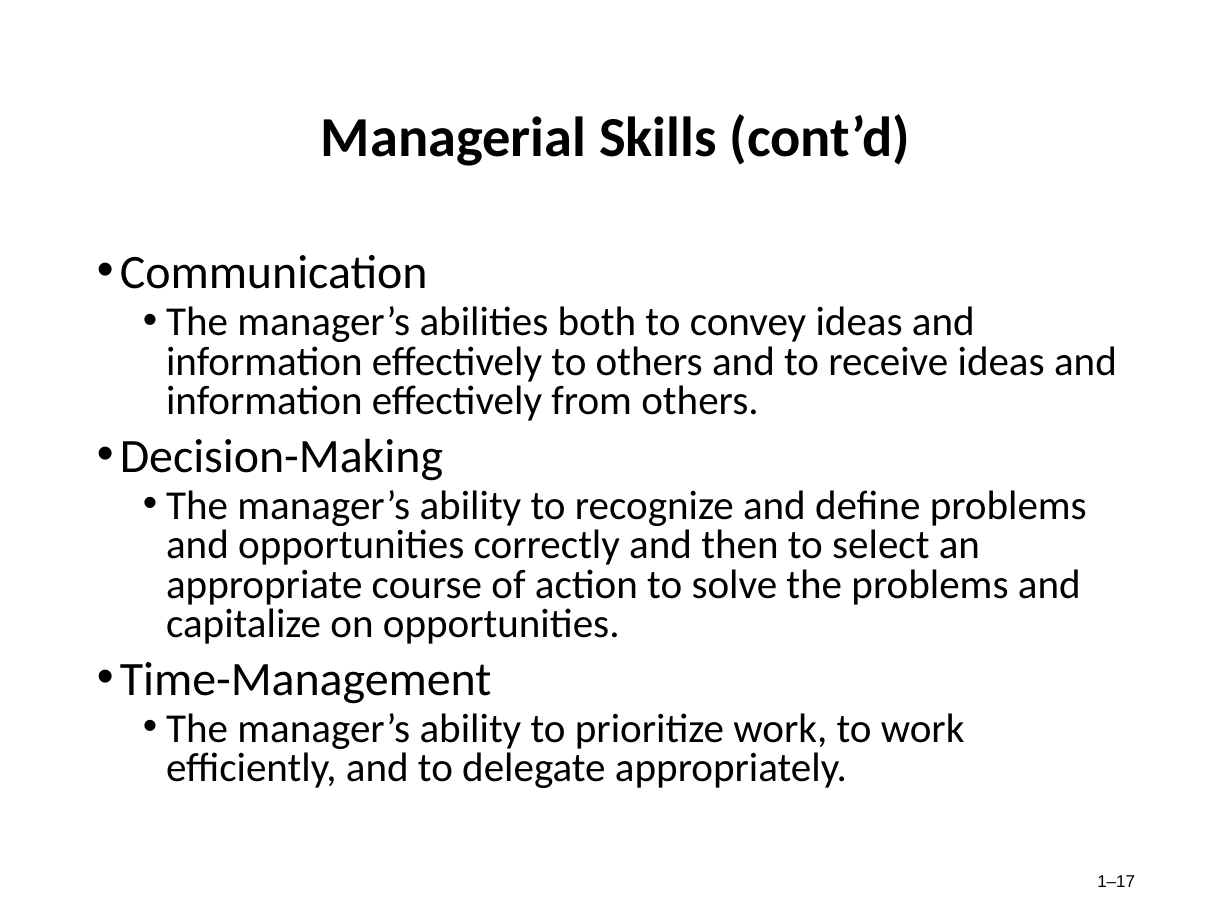
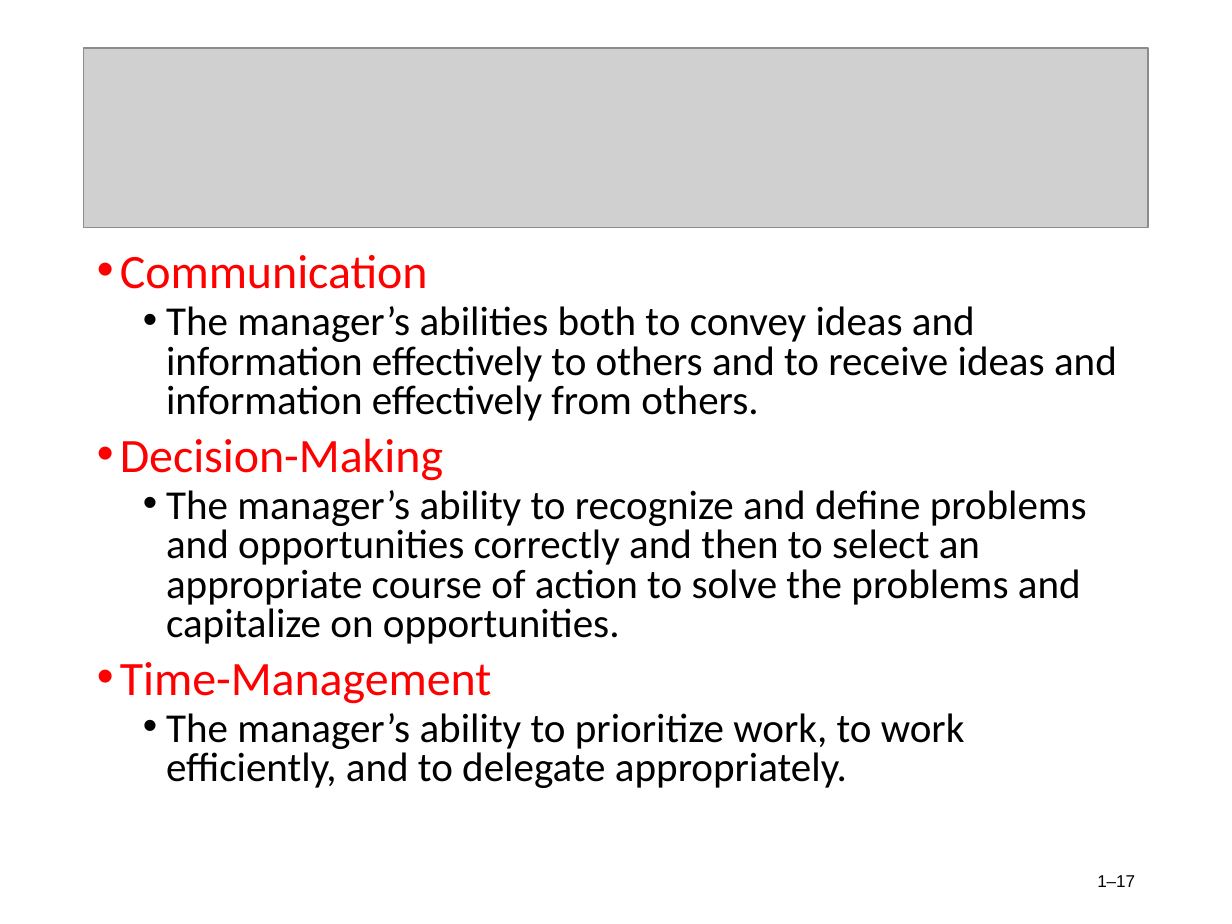
Before and after one commit to AbdullahRFA/3_2_ALL_Resources, a slide deck: slide 17 of Management & Accounting /Management/Chapter-1 (MGT).ppt. Drawn at 1232x924 pixels with LibreOffice and Linux fonts; fonts in the diff are those of the drawing; grey boxes stand for pictures. Boxes give left, top, right and bottom in pixels: in the first picture for what was removed or moved away, otherwise in the second. Text is boxed around its words. In the diff, an @@ line names an element or a change of style, - is before the commit and + after.

Commit message:
added management and accoutn tutorial

```diff
--- a/Management & Accounting /Management/Chapter-1 (MGT).ppt
+++ b/Management & Accounting /Management/Chapter-1 (MGT).ppt
@@ picture added at (x1=84, y1=48, x2=1148, y2=228) @@
@@ title removed at (x1=321, y1=114, x2=911, y2=166) @@
-Managerial Skills (cont’d)
@@ text at (x1=120, y1=255, x2=491, y2=704): text colour #000000 to #FF0000 in "Communication", "Decision-Making", "Time-Management"; bullet colour #000000 to #FF0000 @@
```
Also in this commit, not shown: 14 other slides changed, 2 slides added, 2 slides removed, 5 other files.
